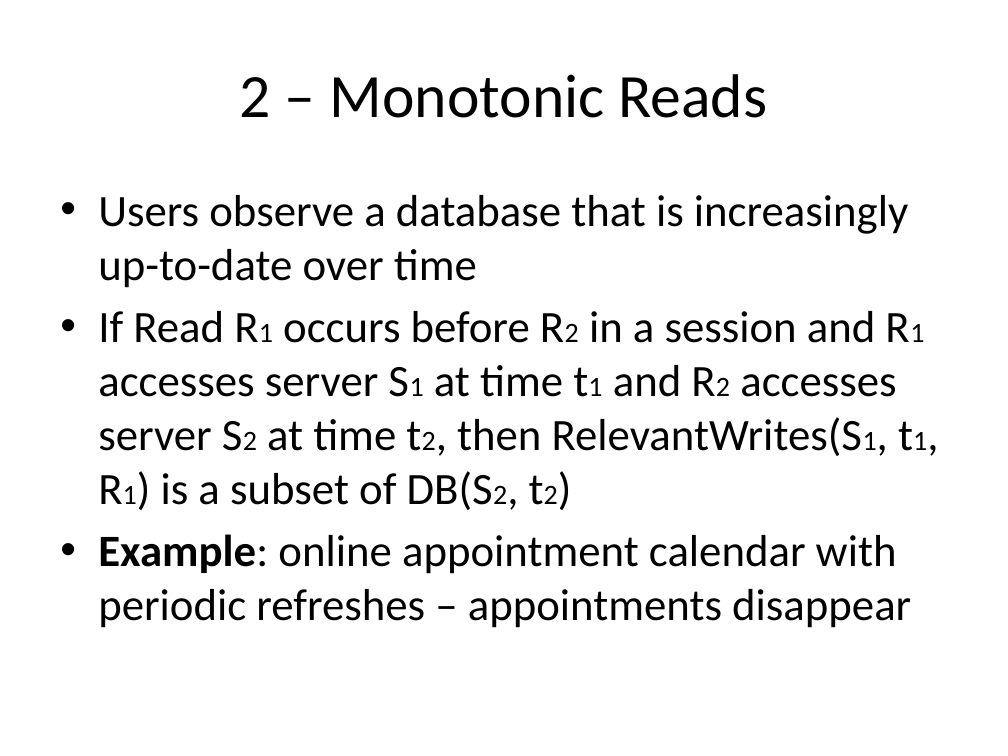
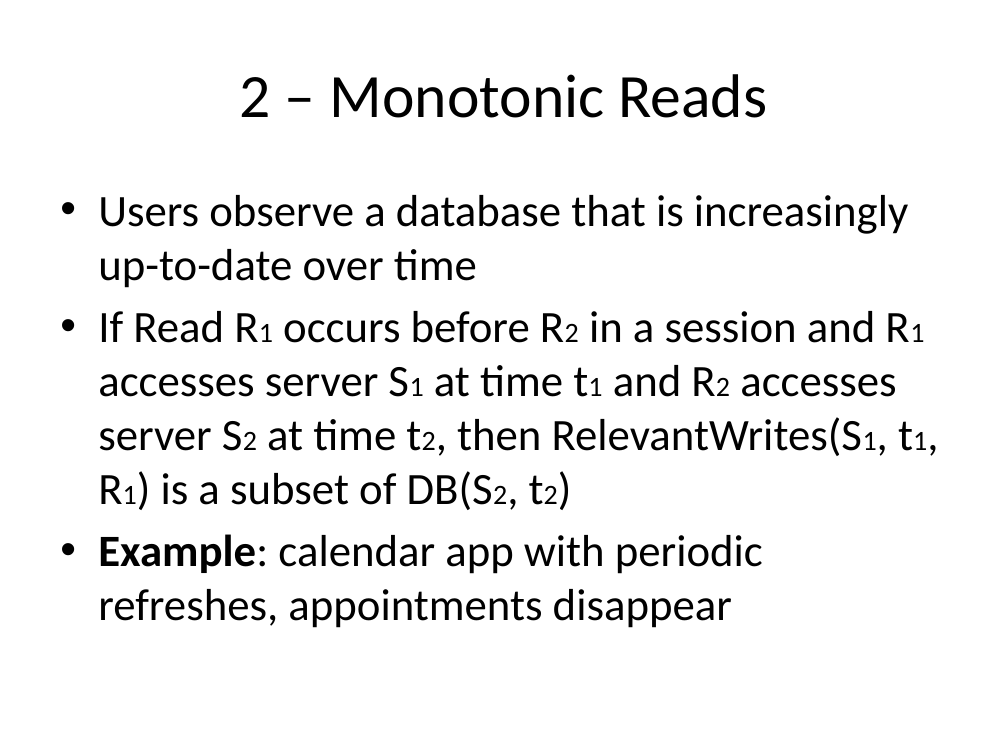
Before and after one commit to balidani/bomberman, a slide deck: slide 12 of presentation/slides_daniel.pptx. Drawn at 1008x756 pixels with LibreOffice and Linux fonts; fonts in the diff are those of the drawing. Boxes give left, top, right and bottom in pixels: in the first picture for what was removed or moved away, otherwise in the second. Text is boxed around its words. In the diff, an @@ line names an element or a change of style, - is before the commit and + after.

```diff
--- a/presentation/slides_daniel.pptx
+++ b/presentation/slides_daniel.pptx
@@ text at <box>98,534,763,628</box>: text changed @@
-• Example: online appointment calendar with periodic refreshes – appointments disappear
+• Example: calendar app with periodic refreshes, appointments disappear
```
Also in this commit, not shown: 2 other slides changed, 1 slide removed.
